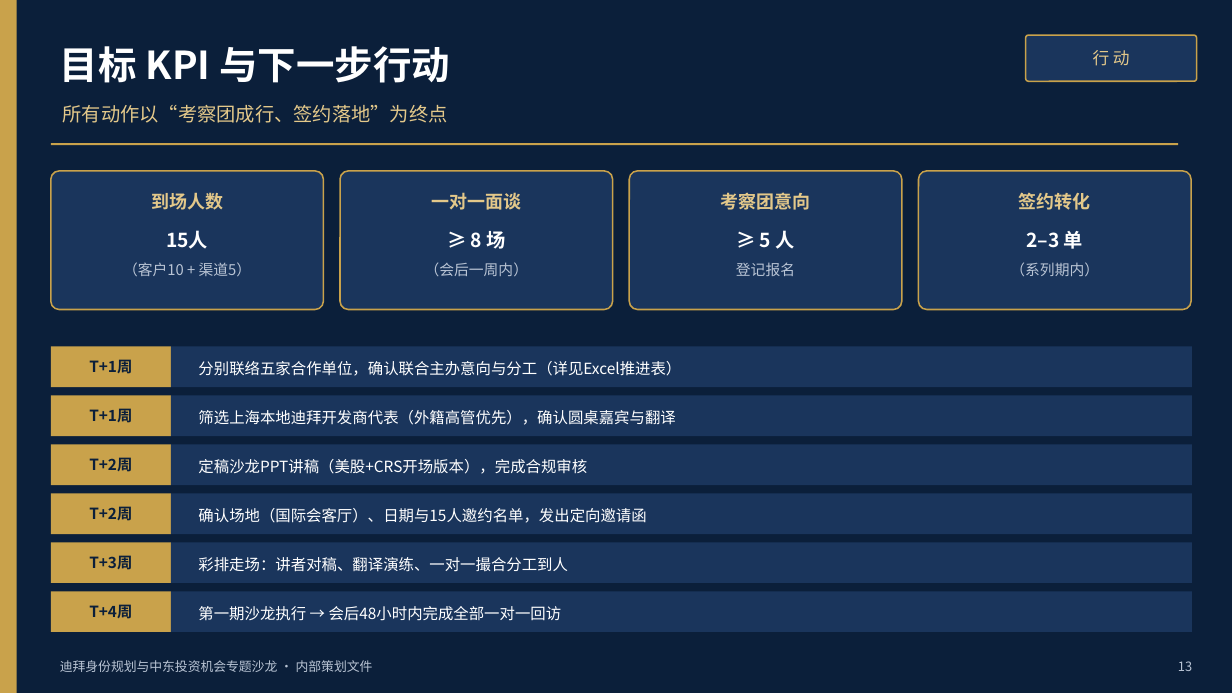
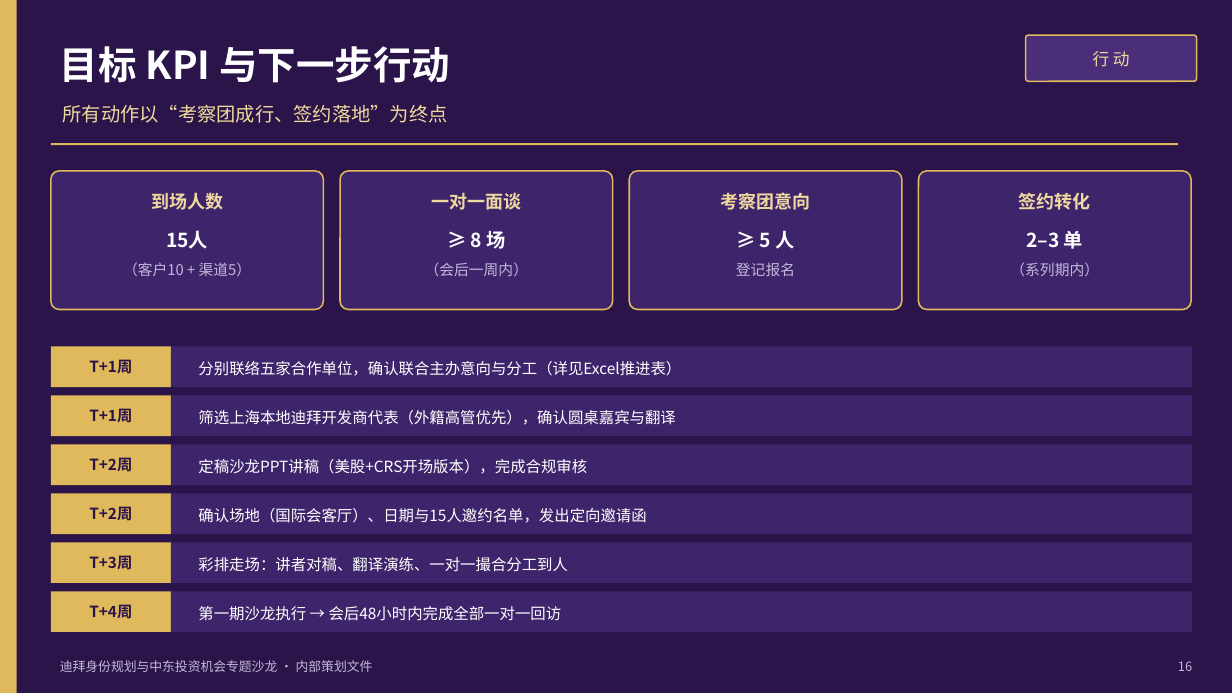
Before and after one commit to hujigang2010-maker/AIDEN, a slide deck: slide 16 of deliverables/迪拜专题沙龙-内容框架与议程.pptx (slide 13 before the commit). Drawn at 1232x693 pixels with LibreOffice and Linux fonts; fonts in the diff are those of the drawing. Boxes give left, top, right and bottom in pixels: in the first picture for what was removed or moved away, otherwise in the second. Text is boxed around its words. In the diff, an @@ line names an element or a change of style, - is before the commit and + after.

```diff
--- a/deliverables/迪拜专题沙龙-内容框架与议程.pptx
+++ b/deliverables/迪拜专题沙龙-内容框架与议程.pptx
@@ background #0B1F3A to #2A144A @@
@@ rounded rectangle at bbox=[1026, 35, 1197, 81]: fill #1A355C to #4A2E7A; outline #C9A24B 1.2 pt to #E0B95C 1.2 pt @@
@@ text colour #E3C88A to #F0D99E in 6 elements at bbox=[151, 192, 223, 210], bbox=[431, 192, 521, 210], bbox=[720, 192, 810, 210], bbox=[1019, 192, 1091, 210], bbox=[1093, 51, 1130, 67], bbox=[63, 105, 448, 123] @@
@@ fill #1A355C to #3E256B; outline #C9A24B 1.2 pt to #E0B95C 1.2 pt in 4 elements at bbox=[51, 171, 323, 310], bbox=[340, 171, 613, 310], bbox=[629, 171, 902, 310], bbox=[919, 171, 1191, 310] @@
@@ text colour #B9C4D4 to #C3B8DA in 5 elements at bbox=[60, 660, 373, 672], bbox=[123, 262, 252, 276], bbox=[425, 262, 528, 276], bbox=[736, 262, 795, 276], bbox=[1010, 262, 1099, 276] @@
@@ text colour #0B1F3A to #2A144A in 6 elements at bbox=[89, 359, 132, 374], bbox=[89, 408, 132, 423], bbox=[89, 457, 132, 472], bbox=[89, 506, 132, 521], bbox=[89, 555, 132, 570], bbox=[89, 604, 132, 619] @@
@@ fill #C9A24B to #E0B95C in 8 elements at bbox=[0, 0, 17, 693], bbox=[51, 143, 1178, 145], bbox=[51, 347, 171, 387], bbox=[51, 396, 171, 436], bbox=[51, 445, 171, 485], bbox=[51, 494, 171, 534], bbox=[51, 543, 171, 583], bbox=[51, 592, 171, 632] @@
@@ fill #1A355C to #3E256B in 6 elements at bbox=[171, 347, 1192, 387], bbox=[171, 396, 1192, 436], bbox=[171, 445, 1192, 485], bbox=[171, 494, 1192, 534], bbox=[171, 543, 1192, 583], bbox=[171, 592, 1192, 632] @@
@@ text at bbox=[1178, 661, 1192, 671]: text changed; text colour #B9C4D4 to #C3B8DA @@
-13
+16
```
Also in this commit, not shown: 12 other slides changed, 4 slides added, 1 slide removed, 4 other files.
